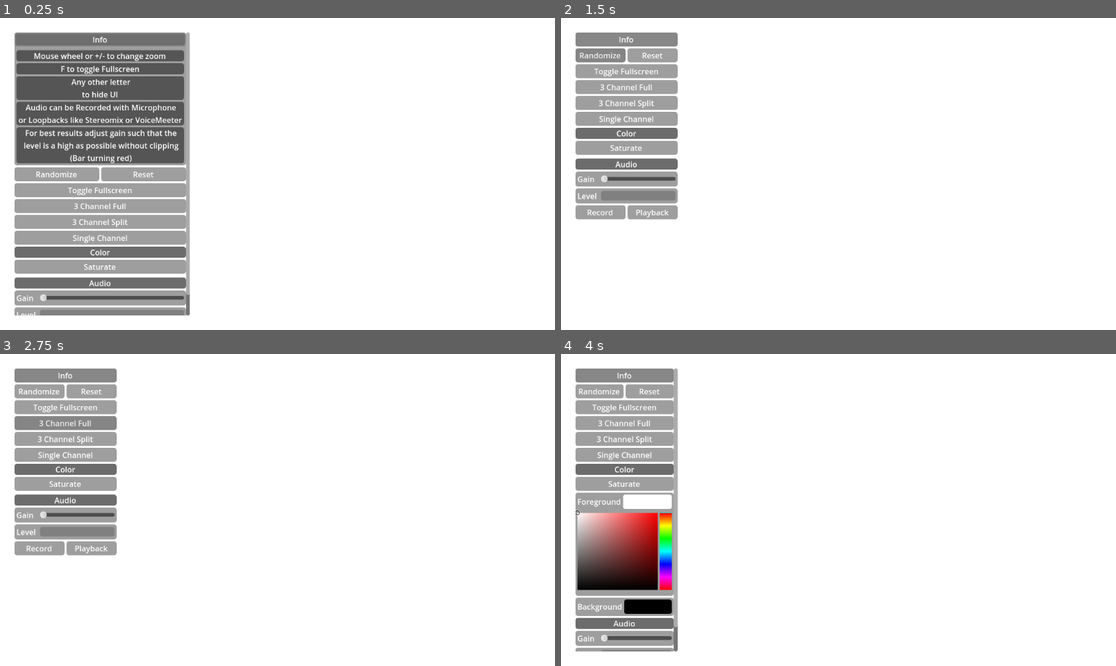
Above: before the commit, frames 1-4 (two rows, left to right).
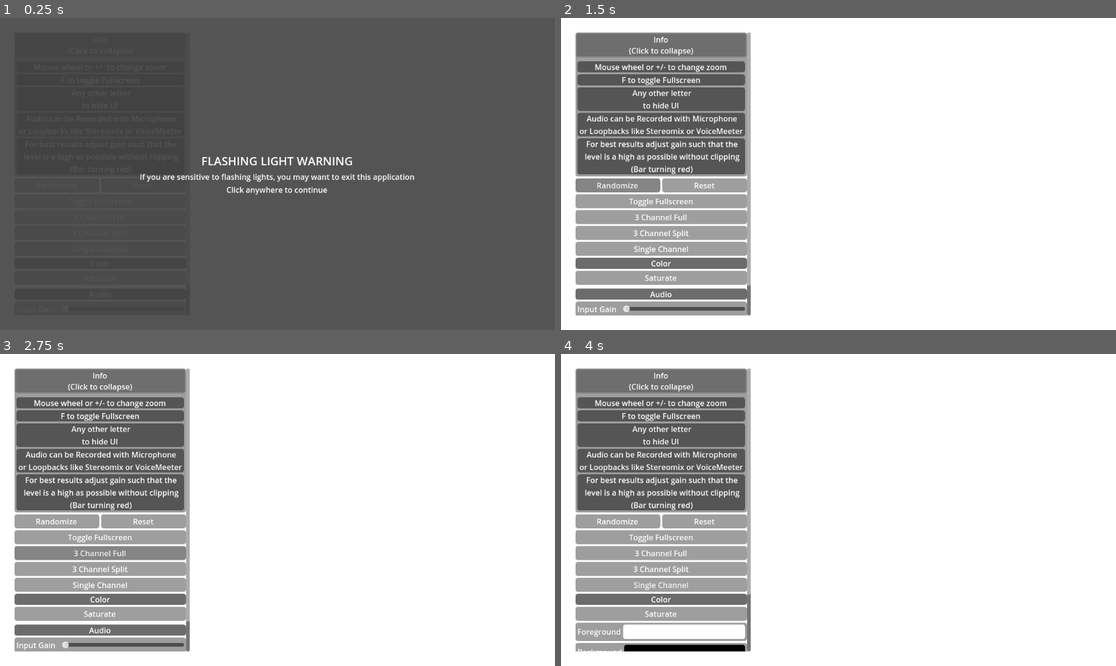
Above: after the commit, the same moments.

Repository: Fora888/Convolutional-Automata-Visualizer
Game: Godot game, scene res://node_2d.tscn
The game is run twice, just before and just after one commit, with the same random seed, the same clock (stepped at 60 frames per second) and the same inputs.
Inputs (mouse positions are in pixels of both pictures, inside the frame that each line leads up to):
- Up to frame 1 (0.25 s): no input
- Up to frame 2 (1.5 s): click "Info" (after the commit: "Info (Click to collapse)") at 0.5 s; click "Randomize" at 1.25 s
- Up to frame 3 (2.75 s): click "3 Channel Full" at 2 s
- Up to frame 4 (4 s): click "Single Channel" at 2.75 s; click (649, 500) at 3.52 s

The runs differ from the first frame. In frame 1, 91% of the frame differs, in the area x 0-100%, y 0-100%; in frame 2, 24%; in frame 3, 24%; in frame 4, 25%.

Commit message:
Added Flashing Light Warning; Rephrased GUI; Disabled zoom when hovering over GUI

Diff:
--- a/Scripts/kernelGenerator.gd
+++ b/Scripts/kernelGenerator.gd
@@ -76,7 +76,7 @@
 
 
 	for i in 512:
-		samples.append(linear_to_db(spectrum.get_magnitude_for_frequency_range((i / 512.0) * 20000.0,((i + 1) / 512.0) * 20000.0).length())/ 60.0 + 1.0)
+		samples.append(linear_to_db(spectrum.get_magnitude_for_frequency_range((i / 512.0) * 20000.0,((i + 1) / 512.0) * 20000.0).length())/ 96.0 + 1.0)
 		if samples[i] == -INF:
 			samples[i] = 0.0
 
--- a/Scripts/main.gd
+++ b/Scripts/main.gd
@@ -11,6 +11,12 @@
 var bufferWindowRatio = 0.4
 var rng = RandomNumberGenerator.new()
 var saturate = false
+var zoom = true
+
+func toggleZoom(on : bool):
+	print(on)
+	zoom = on
+	pass
 
 
 func toggleFullscreen():
@@ -79,12 +85,13 @@
 
 func _input(event):
 
-	if event.is_action_pressed("Zoom in"):
-		bufferWindowRatio = clampf(bufferWindowRatio - 0.1, 0.2, 2)
-		resizeBuffers()
-	elif event.is_action_pressed("Zoom out"):
-		bufferWindowRatio = clampf(bufferWindowRatio + 0.1, 0.2, 2)
-		resizeBuffers()
+	if zoom:
+		if event.is_action_pressed("Zoom in"):
+			bufferWindowRatio = clampf(bufferWindowRatio - 0.1, 0.2, 2)
+			resizeBuffers()
+		elif event.is_action_pressed("Zoom out"):
+			bufferWindowRatio = clampf(bufferWindowRatio + 0.1, 0.2, 2)
+			resizeBuffers()
 
 	elif event.is_action_pressed("Toggle Debug"):
 		$CanvasLayer/ScrollContainer/VBoxContainer/Debug.visible = !$CanvasLayer/ScrollContainer/VBoxContainer/Debug.visible
--- a/Scripts/visibilityToggle.gd
+++ b/Scripts/visibilityToggle.gd
@@ -5,4 +5,8 @@
 
 func _on_toggled(toggled_on):
 	uiElement.visible = toggled_on
+	if toggled_on:
+		self.text = "Info\n(Click to hide)"
+	else:
+		self.text = "Info"
 	pass # Replace with function body.
--- /dev/null
+++ b/SelfHidingButton.gd
@@ -0,0 +1,6 @@
+extends Button
+
+func _on_pressed():
+	self.visible = false
+	self.set_process(false)
+	pass # Replace with function body.
--- a/node_2d.tscn
+++ b/node_2d.tscn
@@ -15,6 +15,7 @@
 [ext_resource type="Material" uid="uid://bmx1atbkh87em" path="res://Materials/SingleChannelConvolutionMaterial.tres" id="8_7xmuk"]
 [ext_resource type="Script" path="res://Scripts/GainSlider.gd" id="9_62mah"]
 [ext_resource type="Material" uid="uid://3a3swaqxu57f" path="res://Materials/postProcessingMaterial.tres" id="10_l8jsp"]
+[ext_resource type="Script" path="res://SelfHidingButton.gd" id="13_1nb0w"]
 
 [sub_resource type="ViewportTexture" id="ViewportTexture_8gjcr"]
 viewport_path = NodePath("BackBuffer")
@@ -55,6 +56,9 @@
 corner_radius_top_left = 5
 corner_radius_bottom_left = 5
 corner_detail = 3
+
+[sub_resource type="StyleBoxFlat" id="StyleBoxFlat_42fc6"]
+bg_color = Color(0.25098, 0.25098, 0.25098, 0.894118)
 
 [sub_resource type="ViewportTexture" id="ViewportTexture_2t0rm"]
 viewport_path = NodePath("FrontBuffer")
@@ -108,6 +112,11 @@
 offset_bottom = 618.0
 horizontal_scroll_mode = 0
 
+[node name="Container" type="Container" parent="CanvasLayer/ScrollContainer"]
+layout_mode = 2
+size_flags_horizontal = 3
+size_flags_vertical = 3
+
 [node name="VBoxContainer" type="VBoxContainer" parent="CanvasLayer/ScrollContainer"]
 layout_mode = 2
 size_flags_horizontal = 3
@@ -115,6 +124,7 @@
 
 [node name="PanelContainer" type="PanelContainer" parent="CanvasLayer/ScrollContainer/VBoxContainer"]
 layout_mode = 2
+mouse_filter = 1
 theme = ExtResource("6_v3w60")
 
 [node name="VBoxContainer2" type="VBoxContainer" parent="CanvasLayer/ScrollContainer/VBoxContainer/PanelContainer"]
@@ -122,10 +132,12 @@
 
 [node name="Button" type="Button" parent="CanvasLayer/ScrollContainer/VBoxContainer/PanelContainer/VBoxContainer2" node_paths=PackedStringArray("uiElement")]
 layout_mode = 2
+mouse_filter = 1
 theme = ExtResource("6_v3w60")
 toggle_mode = true
 button_pressed = true
-text = "Info"
+text = "Info
+(Click to collapse)"
 script = ExtResource("7_l0jhc")
 uiElement = NodePath("../MarginContainer")
 
@@ -180,6 +192,7 @@
 z_index = 1
 layout_mode = 2
 size_flags_horizontal = 3
+mouse_filter = 1
 theme = ExtResource("6_v3w60")
 text = "Randomize"
 icon_alignment = 1
@@ -188,6 +201,7 @@
 z_index = 1
 layout_mode = 2
 size_flags_horizontal = 3
+mouse_filter = 1
 theme = ExtResource("6_v3w60")
 action_mode = 0
 text = "Reset"
@@ -198,22 +212,26 @@
 [node name="Button4" type="Button" parent="CanvasLayer/ScrollContainer/VBoxContainer/VBoxContainer"]
 layout_mode = 2
 size_flags_horizontal = 3
+mouse_filter = 1
 theme = ExtResource("6_v3w60")
 text = "Toggle Fullscreen"
 
 [node name="Button" type="Button" parent="CanvasLayer/ScrollContainer/VBoxContainer/VBoxContainer"]
 layout_mode = 2
 size_flags_horizontal = 3
+mouse_filter = 1
 theme = ExtResource("6_v3w60")
 text = "3 Channel Full"
 
 [node name="Button2" type="Button" parent="CanvasLayer/ScrollContainer/VBoxContainer/VBoxContainer"]
 layout_mode = 2
+mouse_filter = 1
 theme = ExtResource("6_v3w60")
 text = "3 Channel Split"
 
 [node name="Button3" type="Button" parent="CanvasLayer/ScrollContainer/VBoxContainer/VBoxContainer"]
 layout_mode = 2
+mouse_filter = 1
 theme = ExtResource("6_v3w60")
 text = "Single Channel"
 
@@ -227,6 +245,7 @@
 
 [node name="Saturate" type="Button" parent="CanvasLayer/ScrollContainer/VBoxContainer"]
 layout_mode = 2
+mouse_filter = 1
 theme = ExtResource("6_v3w60")
 toggle_mode = true
 text = "Saturate"
@@ -241,6 +260,7 @@
 
 [node name="Channel1Color" type="PanelContainer" parent="CanvasLayer/ScrollContainer/VBoxContainer/ColorSettings/SingleChannel"]
 layout_mode = 2
+mouse_filter = 1
 theme = ExtResource("6_v3w60")
 
 [node name="ColorContainer" type="VBoxContainer" parent="CanvasLayer/ScrollContainer/VBoxContainer/ColorSettings/SingleChannel/Channel1Color"]
@@ -266,6 +286,7 @@
 [node name="Button" type="Button" parent="CanvasLayer/ScrollContainer/VBoxContainer/ColorSettings/SingleChannel/Channel1Color/ColorContainer/MarginContainer/HBoxContainer"]
 layout_mode = 2
 size_flags_horizontal = 3
+mouse_filter = 1
 theme_override_styles/normal = SubResource("StyleBoxFlat_sqf4x")
 script = ExtResource("7_skja5")
 
@@ -284,6 +305,7 @@
 
 [node name="Background1Color" type="PanelContainer" parent="CanvasLayer/ScrollContainer/VBoxContainer/ColorSettings/SingleChannel"]
 layout_mode = 2
+mouse_filter = 1
 theme = ExtResource("6_v3w60")
 
 [node name="ColorContainer" type="VBoxContainer" parent="CanvasLayer/ScrollContainer/VBoxContainer/ColorSettings/SingleChannel/Background1Color"]
@@ -312,6 +334,7 @@
 [node name="Button" type="Button" parent="CanvasLayer/ScrollContainer/VBoxContainer/ColorSettings/SingleChannel/Background1Color/ColorContainer/MarginContainer/HBoxContainer"]
 layout_mode = 2
 size_flags_horizontal = 3
+mouse_filter = 1
 theme_override_styles/normal = SubResource("StyleBoxFlat_sjr55")
 script = ExtResource("7_skja5")
 
@@ -341,6 +364,7 @@
 
 [node name="PanelContainer" type="PanelContainer" parent="CanvasLayer/ScrollContainer/VBoxContainer/Debug"]
 layout_mode = 2
+mouse_filter = 1
 theme = ExtResource("6_v3w60")
 
 [node name="MarginContainer" type="MarginContainer" parent="CanvasLayer/ScrollContainer/VBoxContainer/Debug/PanelContainer"]
@@ -354,18 +378,20 @@
 layout_mode = 2
 theme = ExtResource("6_v3w60")
 theme_override_styles/normal = SubResource("StyleBoxEmpty_63882")
-text = "Gain  "
+text = "Input Gain  "
 
 [node name="HSlider" type="HSlider" parent="CanvasLayer/ScrollContainer/VBoxContainer/Debug/PanelContainer/MarginContainer/HBoxContainer"]
 layout_mode = 2
 size_flags_horizontal = 3
 size_flags_vertical = 4
+mouse_filter = 1
 theme = ExtResource("6_v3w60")
 max_value = 48.0
 script = ExtResource("9_62mah")
 
 [node name="PanelContainer2" type="PanelContainer" parent="CanvasLayer/ScrollContainer/VBoxContainer/Debug"]
 layout_mode = 2
+mouse_filter = 1
 theme = ExtResource("6_v3w60")
 
 [node name="MarginContainer" type="MarginContainer" parent="CanvasLayer/ScrollContainer/VBoxContainer/Debug/PanelContainer2"]
@@ -378,13 +404,14 @@
 [node name="Label" type="Label" parent="CanvasLayer/ScrollContainer/VBoxContainer/Debug/PanelContainer2/MarginContainer/HBoxContainer"]
 layout_mode = 2
 theme_override_styles/normal = SubResource("StyleBoxEmpty_fe4k6")
-text = "Level "
+text = "Input Level "
 
 [node name="ProgressBar" type="ProgressBar" parent="CanvasLayer/ScrollContainer/VBoxContainer/Debug/PanelContainer2/MarginContainer/HBoxContainer"]
 custom_minimum_size = Vector2(0, 20)
 layout_mode = 2
 size_flags_horizontal = 3
 size_flags_vertical = 4
+mouse_filter = 1
 theme_override_styles/background = SubResource("StyleBoxFlat_m62q4")
 theme_override_styles/fill = SubResource("StyleBoxFlat_fe7d0")
 max_value = 1.0
@@ -399,14 +426,60 @@
 [node name="Record" type="Button" parent="CanvasLayer/ScrollContainer/VBoxContainer/Debug/HBoxContainer2"]
 layout_mode = 2
 size_flags_horizontal = 3
+mouse_filter = 1
 theme = ExtResource("6_v3w60")
 text = "Record"
 
 [node name="Playback" type="Button" parent="CanvasLayer/ScrollContainer/VBoxContainer/Debug/HBoxContainer2"]
 layout_mode = 2
 size_flags_horizontal = 3
+mouse_filter = 1
 theme = ExtResource("6_v3w60")
 text = "Playback"
+
+[node name="Button" type="Button" parent="CanvasLayer"]
+z_index = 1
+anchors_preset = 15
+anchor_right = 1.0
+anchor_bottom = 1.0
+grow_horizontal = 2
+grow_vertical = 2
+size_flags_horizontal = 3
+size_flags_vertical = 3
+theme_override_styles/normal = SubResource("StyleBoxFlat_42fc6")
+theme_override_styles/hover = SubResource("StyleBoxFlat_42fc6")
+theme_override_styles/pressed = SubResource("StyleBoxFlat_42fc6")
+theme_override_styles/disabled = SubResource("StyleBoxFlat_42fc6")
+theme_override_styles/focus = SubResource("StyleBoxFlat_42fc6")
+script = ExtResource("13_1nb0w")
+
+[node name="CenterContainer" type="CenterContainer" parent="CanvasLayer/Button"]
+layout_mode = 1
+anchors_preset = 15
+anchor_right = 1.0
+anchor_bottom = 1.0
+grow_horizontal = 2
+grow_vertical = 2
+
+[node name="VBoxContainer" type="VBoxContainer" parent="CanvasLayer/Button/CenterContainer"]
+layout_mode = 2
+
+[node name="Label" type="Label" parent="CanvasLayer/Button/CenterContainer/VBoxContainer"]
+layout_mode = 2
+theme_override_font_sizes/font_size = 24
+text = "FLASHING LIGHT WARNING"
+horizontal_alignment = 1
+
+[node name="Label2" type="Label" parent="CanvasLayer/Button/CenterContainer/VBoxContainer"]
+z_index = 1
+layout_mode = 2
+text = "If you are sensitive to flashing lights, you may want to exit this application"
+horizontal_alignment = 1
+
+[node name="Label3" type="Label" parent="CanvasLayer/Button/CenterContainer/VBoxContainer"]
+layout_mode = 2
+text = "Click anywhere to continue"
+horizontal_alignment = 1
 
 [node name="BackBuffer" type="SubViewport" parent="."]
 canvas_item_default_texture_filter = 0
@@ -462,6 +535,8 @@
 wait_time = 5.0
 one_shot = true
 
+[connection signal="mouse_entered" from="CanvasLayer/ScrollContainer" to="." method="toggleZoom" binds= [false]]
+[connection signal="mouse_exited" from="CanvasLayer/ScrollContainer" to="." method="toggleZoom" binds= [true]]
 [connection signal="toggled" from="CanvasLayer/ScrollContainer/VBoxContainer/PanelContainer/VBoxContainer2/Button" to="CanvasLayer/ScrollContainer/VBoxContainer/PanelContainer/VBoxContainer2/Button" method="_on_toggled"]
 [connection signal="pressed" from="CanvasLayer/ScrollContainer/VBoxContainer/HBoxContainer/Button" to="." method="randomizeKernel"]
 [connection signal="pressed" from="CanvasLayer/ScrollContainer/VBoxContainer/HBoxContainer/Button2" to="." method="reset"]
@@ -480,3 +555,4 @@
 [connection signal="value_changed" from="CanvasLayer/ScrollContainer/VBoxContainer/Debug/PanelContainer/MarginContainer/HBoxContainer/HSlider" to="CanvasLayer/ScrollContainer/VBoxContainer/Debug/PanelContainer/MarginContainer/HBoxContainer/HSlider" method="_on_value_changed"]
 [connection signal="pressed" from="CanvasLayer/ScrollContainer/VBoxContainer/Debug/HBoxContainer2/Record" to="CanvasLayer/ScrollContainer/VBoxContainer/Debug/HBoxContainer2" method="_on_record_button_pressed"]
 [connection signal="pressed" from="CanvasLayer/ScrollContainer/VBoxContainer/Debug/HBoxContainer2/Playback" to="CanvasLayer/ScrollContainer/VBoxContainer/Debug/HBoxContainer2" method="_on_play_button_pressed"]
+[connection signal="pressed" from="CanvasLayer/Button" to="CanvasLayer/Button" method="_on_pressed"]
Not shown: 1 places in node_2d.tscn that only renumber resources
Not shown, removed: Build/Executable/ConvolutionalAutomataVisualizer.console.exe
Not shown, changed: Build/Executable/ConvolutionalAutomataVisualizer.exe
Not shown, changed: Build/Executable/ConvolutionalAutomataVisualizer.pck
Not shown, changed: docs/index.html
Not shown, changed: docs/index.pck
